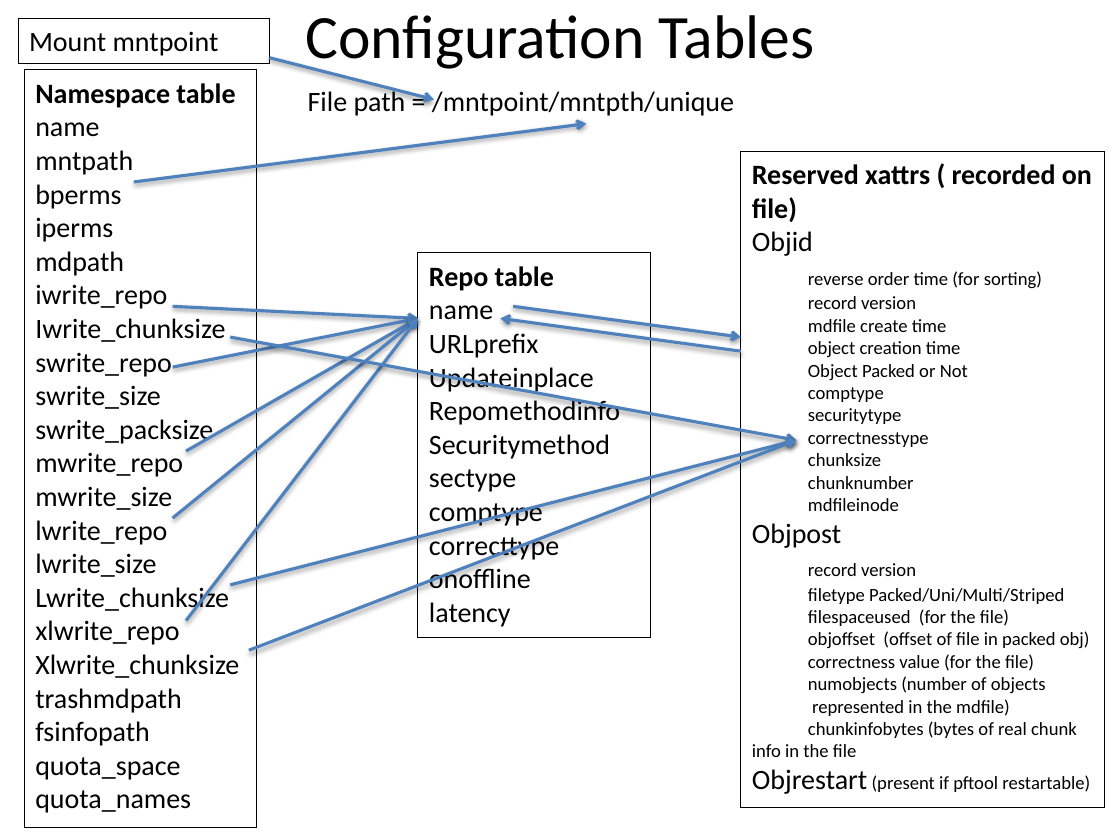
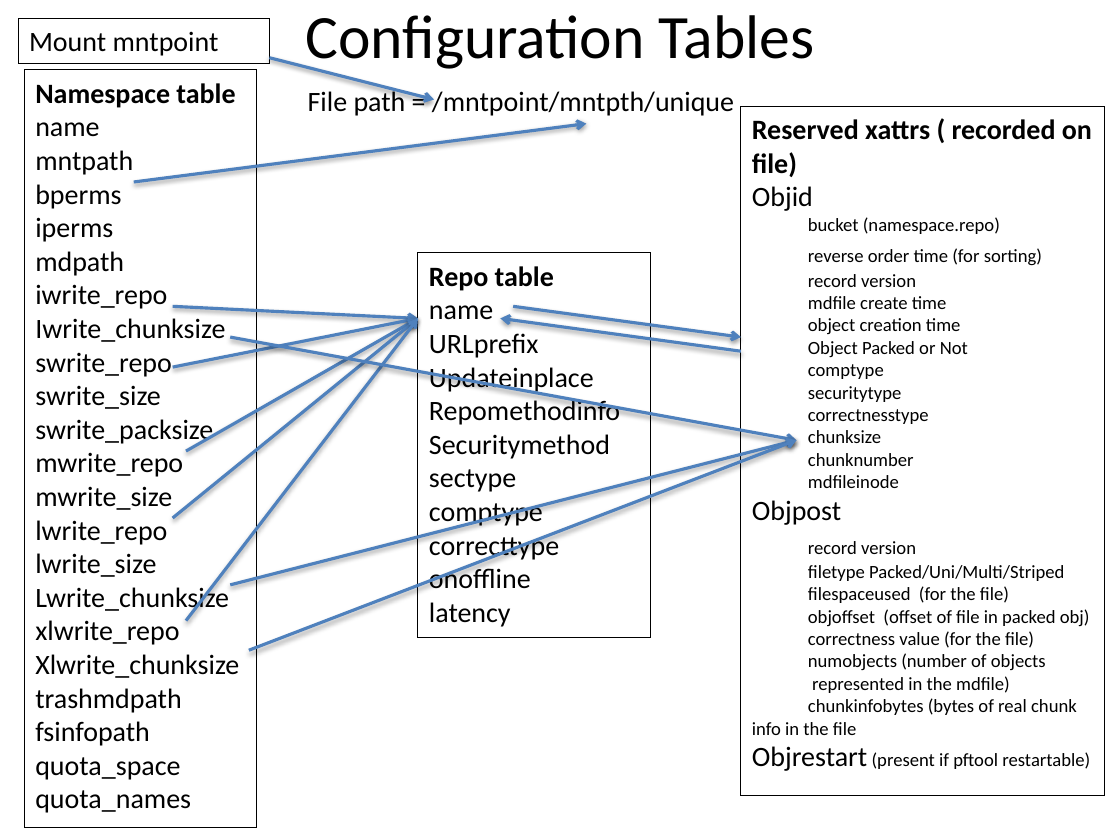
Before and after one commit to mar-file-system/marfs, a slide deck: slide 7 of Documentation/MarFS.pptx. Drawn at 1120x840 pixels with LibreOffice and Linux fonts; fonts in the diff are those of the drawing. Boxes give left, top, right and bottom in pixels: in the first picture for what was removed or moved away, otherwise in the second. Text is boxed around its words. In the diff, an @@ line names an element or a change of style, - is before the commit and + after.

Commit message:
Changes by Gary and Jeff -- objid "struct" includes bucket-name.

```diff
--- a/Documentation/MarFS.pptx
+++ b/Documentation/MarFS.pptx
@@ rectangle "Reserved xattrs ( recorded on ...": place and size @@
-rectangle "Reserved xattrs ( recorded on ..." at bbox=[741, 151, 1105, 808]
+rectangle "Reserved xattrs ( recorded on ..." at bbox=[741, 106, 1105, 796]
@@ text in rectangle at bbox=[808, 217, 1000, 234]: paragraph added @@
+bucket (namespace.repo)
```
Also in this commit, not shown: 2 other files.
